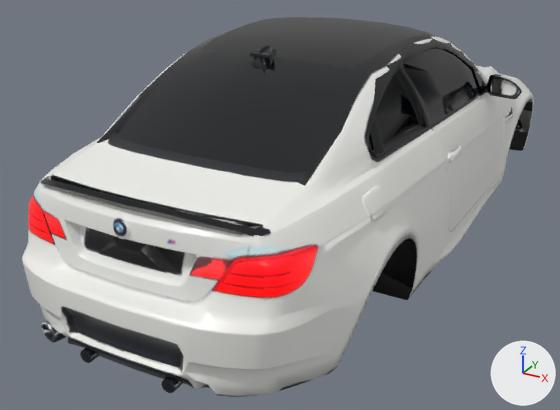
Before and after pictures for a commit that changed the glTF model public/models/m3.glb.
Rendered twice from a camera (50 mm lens) standing at (2.0, -4.53, 2.32) and looking at (-0.23, -0.48, 0.29). The axes (+X, +Y, +Z) are drawn at lower right. The lights are the same throughout. The picture after the commit comes second. Vertices at exactly the same position are counted once.

Objects in the first picture: 'cgt_glb'.
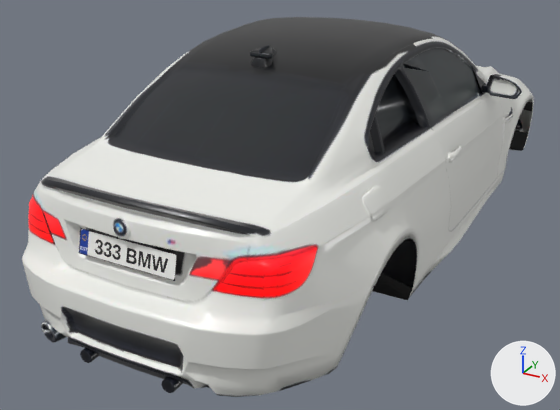
Pixel boxes (x1, y1, x2, y2) of what changed, in the pictures (560 x 410 px):
```json
{"part": 1, "of": "me_mesh_0", "change": "built on", "before": [41, 21, 493, 236], "after": [41, 50, 485, 281]}
{"part": 2, "of": "me_mesh_0", "change": "recoloured", "before": [41, 33, 509, 237], "after": [41, 33, 509, 237]}
```

Scene script edits in JSON lines:
```json
{"op": "add", "block": "img_image_2", "code": ["img_image_2 = load_image('Image_2', '_unpacked/Image_2', 1040, 226, 'sRGB')"]}
{"op": "add", "block": "mat_ov_plate", "code": ["mat_ov_plate = principled_material('ov_plate')", "mat_ov_plate.texture = img_image_2", "mat_ov_plate.roughness = 0.45"]}
{"block": "me_mesh_0", "where": "# used by ob_cgt_glb; location = (0.0, 0.0, 0.0)"}
{"op": "remove", "block": "me_mesh_0", "code": "me_mesh_0.from_pydata(...)  # 4288 vertices, 7787 faces; spans x -1.02..1.02, y -2.37..2.14, z 0.11..1.46"}
{"op": "add", "block": "me_mesh_0", "code": "me_mesh_0.from_pydata(...)  # 4142 vertices, 7791 faces; spans x -1.02..1.02, y -2.37..2.14, z 0.11..1.46"}
{"block": "me_mesh_0", "change": "me_mesh_0 part 1: 16 vertices moved within x -0.73..0.73, y -2.15..0.85, z 0.97..1.34; 154 vertices removed from x -0.84..0.83, y -2.17..0.85, z 0.71..1.43; 4 vertices added at x -0.26..0.26, y -2.27..-2.24, z 0.74..0.85"}
{"block": "me_mesh_0", "change": "me_mesh_0 part 2: 1015 faces spanning x -0.93..0.93, y -2.26..0.88, z 0.71..1.43 switch from mat_glass (black #121418) to mat_body"}
{"block": "me_mesh_0", "change": "other edits to the shape of me_mesh_0 do not show in these pictures"}
{"op": "add", "block": "me_mesh_0", "code": "me_mesh_0.materials.append(mat_ov_plate)  # picture img_image_2"}
```
